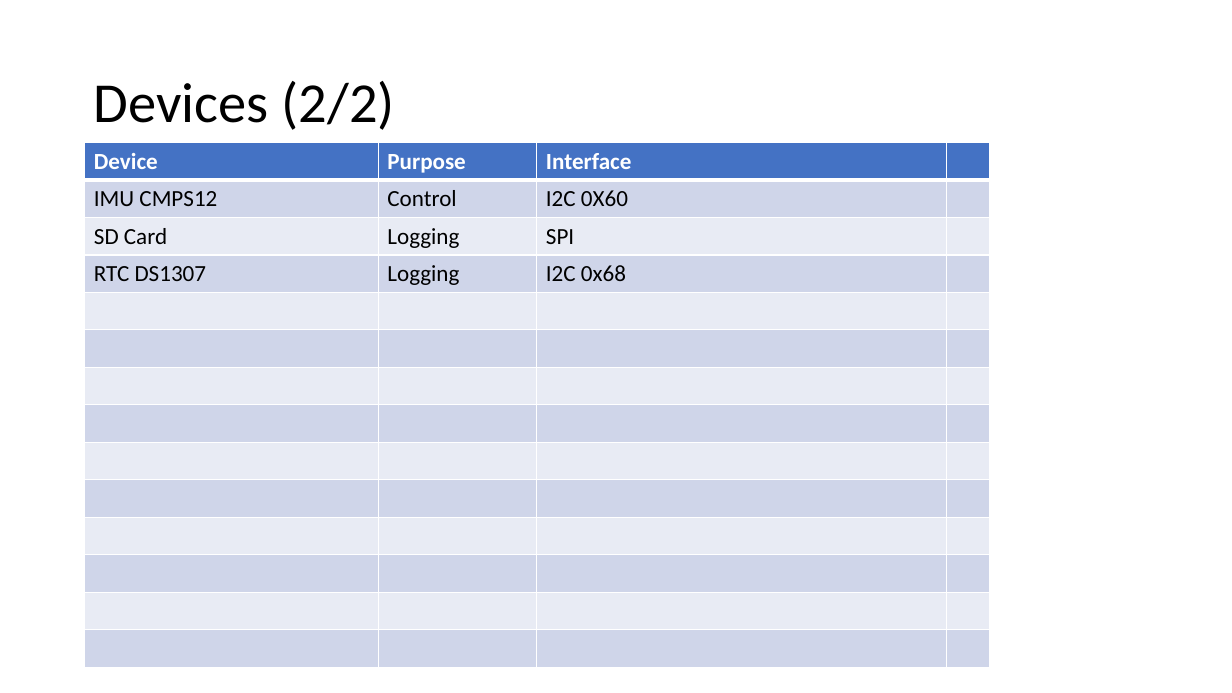
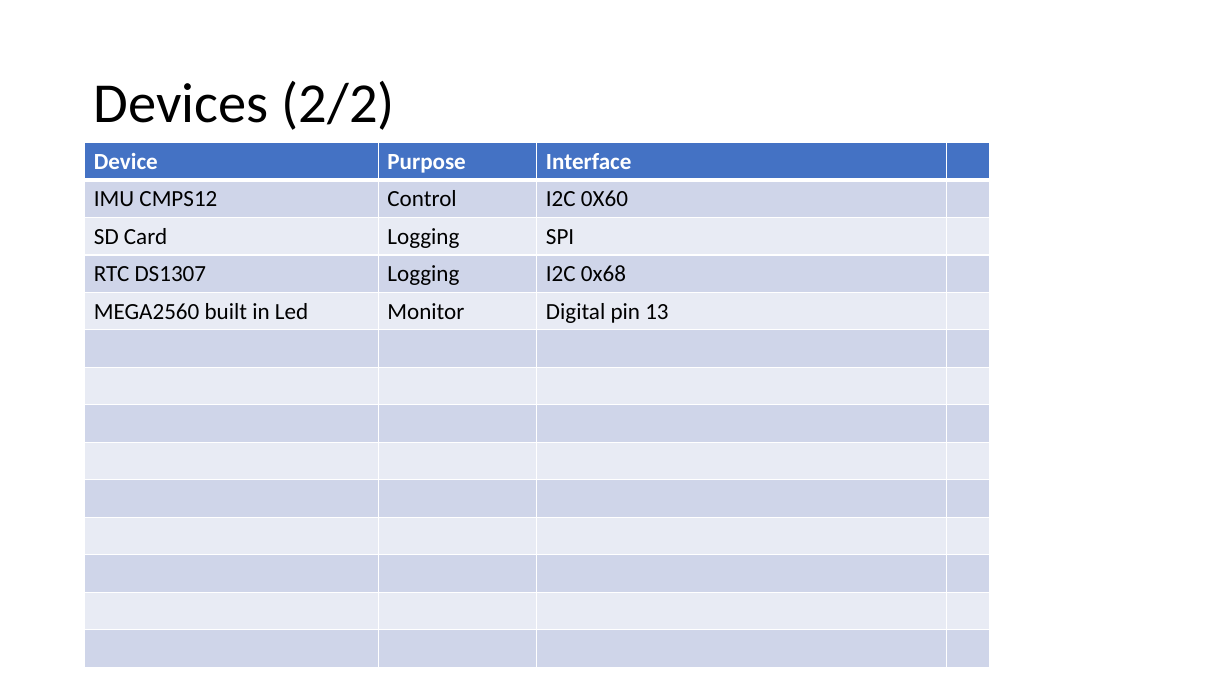
Before and after one commit to RobotEdh/RobotMicroControl, a slide deck: slide 3 of libraries/Diagramm Drone.pptx. Drawn at 1232x693 pixels with LibreOffice and Linux fonts; fonts in the diff are those of the drawing. Boxes give left, top, right and bottom in pixels: in the first picture for what was removed or moved away, otherwise in the second. Text is boxed around its words. In the diff, an @@ line names an element or a change of style, - is before the commit and + after.

```diff
--- a/libraries/Diagramm Drone.pptx
+++ b/libraries/Diagramm Drone.pptx
@@ table at [85, 142, 991, 665] @@
+row 5: MEGA2560 built in Led | Monitor | Digital pin 13 | 
-row 14:  |  |  | 
```
Also in this commit, not shown: 2 other files.
